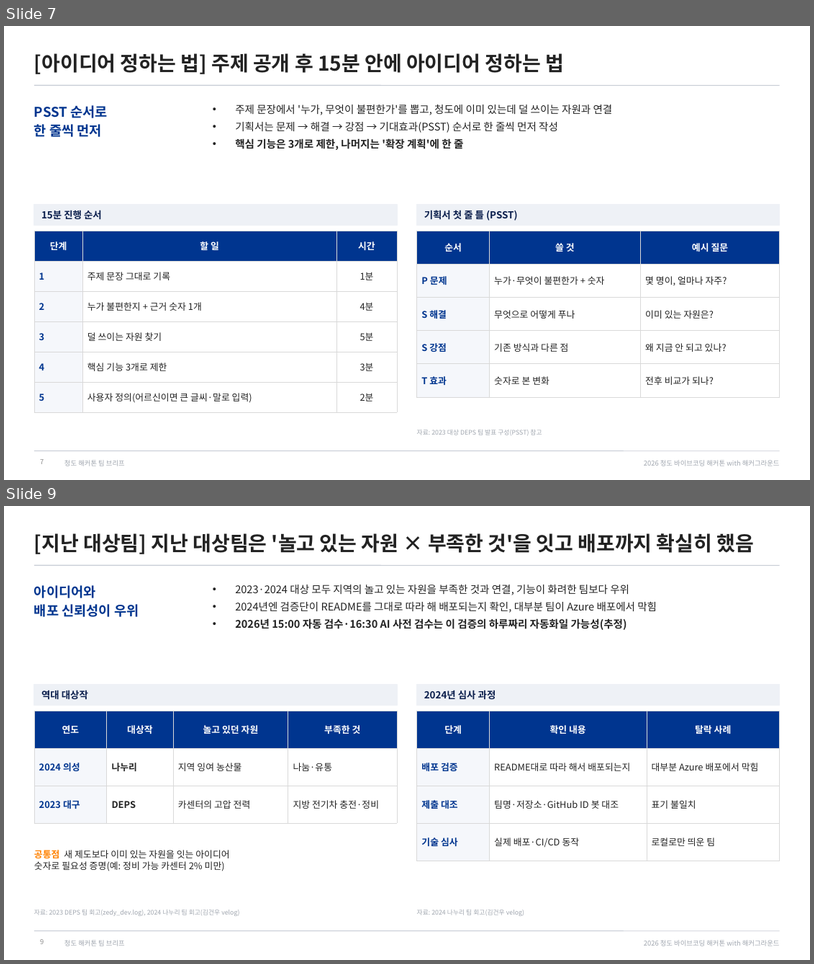
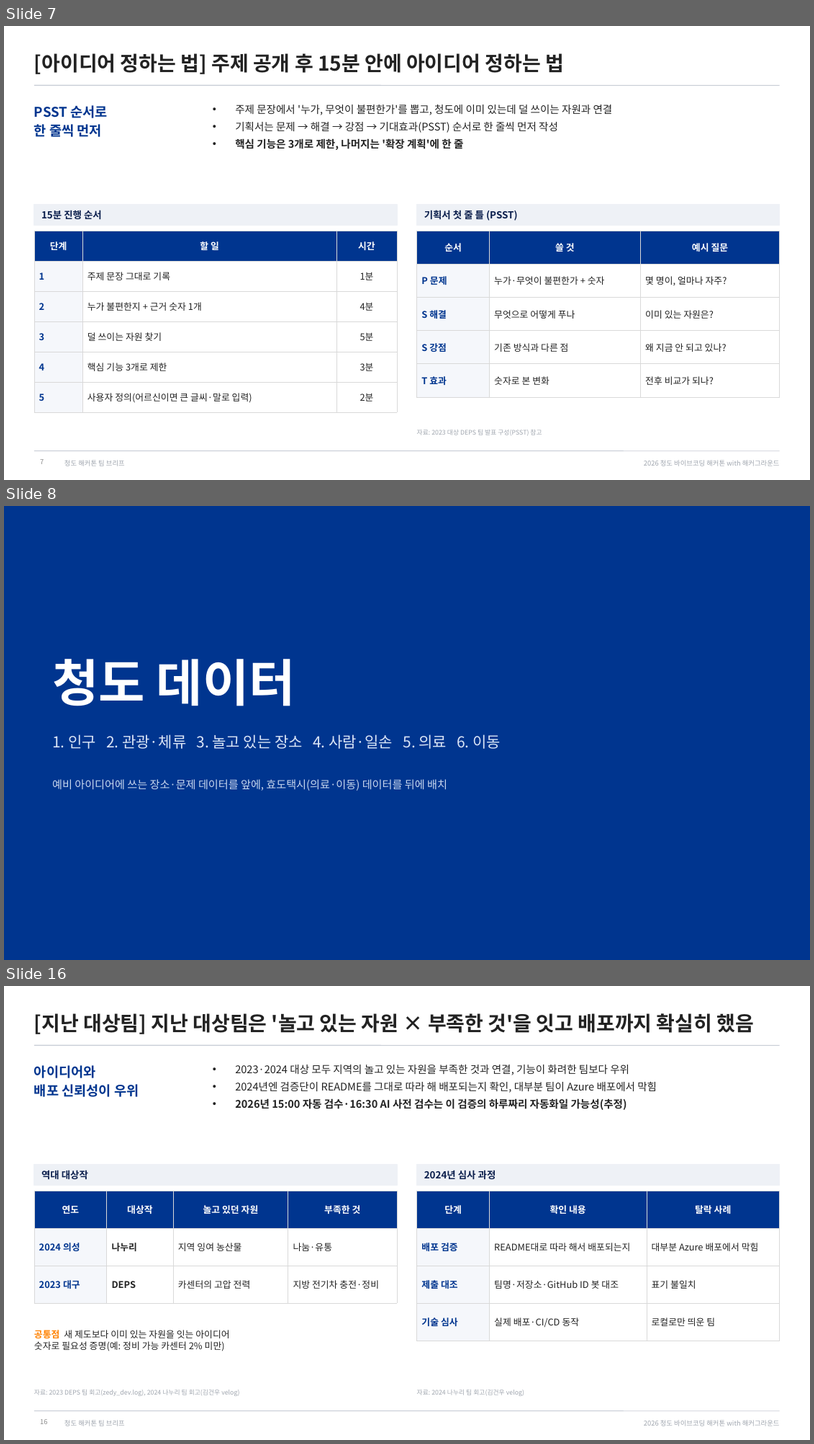
Before and after one commit to fordgril307-wq/Cheongdo_Hackathon, a slide deck: docs/team-brief/청도해커톤_팀브리프.pptx. Shown one above the other, each under a label of ours: slides 7 and 9 before the commit, slides 7, 8 and 16 after it; the slides between them are not shown. The pictures are 814x964 and 814x1444 pixels, drawn with LibreOffice and Linux fonts; fonts in the diff are those of the drawing. Boxes give left, top, right and bottom in pixels: in the first picture for what was removed or moved away, otherwise in the second. Text is boxed around its words. In the diff, an @@ line names an element or a change of style, - is before the commit and + after.

```diff
--- a/docs/team-brief/청도해커톤_팀브리프.pptx
+++ b/docs/team-brief/청도해커톤_팀브리프.pptx
@@ slide 8 added at (4,506,810,960), background #00358F @@
@@ text added at (52,659,296,706), 60 pt, text #FFFFFF, bold @@
+청도 데이터
@@ text added at (52,734,502,749), 18 pt, text #DCE6F7 @@
+1. 인구 2. 관광·체류 3. 놀고 있는 장소 4. 사람·일손 5. 의료 6. 이동
@@ text added at (52,779,448,790), 13 pt, text #C9D6EE @@
+예비 아이디어에 쓰는 장소·문제 데이터를 앞에, 효도택시(의료·이동) 데이터를 뒤에 배치
@@ what was slide 9 is now slide 16 @@
@@ page number at (40,1419,47,1424): text changed @@
-9
+16
```
Also in this commit, not shown: 10 slides changed, 1 other slide added, 3 other files.
